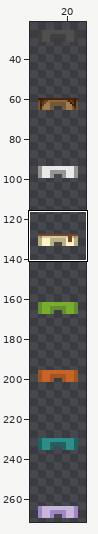
Sprite sheet: src/assets/characters/bottoms.png. Above, an overview of the earlier version with the close-up marked.
Close-up. Before the edit:
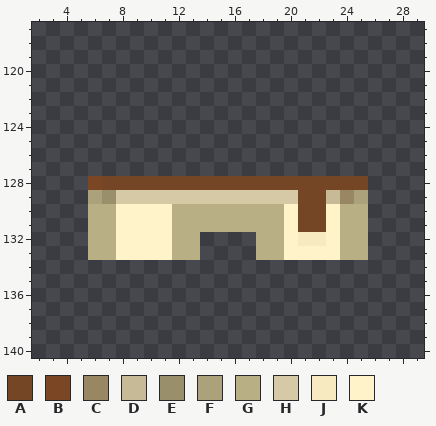
The file is 32x272 pixels. Colours within 5 levels of each other are drawn and written as one. Shown: x 2..29, y 117..140. The wide view leaves out empty margins. The commit also changed other parts of the picture, which this record leaves out.
Palette (. is transparent): A #754626  B #7b4623  C #998764  D #c7ba97  E #9a8f6b  F #aba17a  G #b8af85  H #d5caa5  J #f7eac0  K #fff4c9
Pixels before, first column x 6:
128 BAAAAAAAAAAAAAAAAAAA
129 FEHHHHHHHHHHHHHAADCF
130 GGKKKKGGGGGGGGKAAKGG
131 GGKKKKGGGGGGGGKAAKGG
132 GGKKKKGG....GGKJJKGG
133 GGKKKKGG....GGKKKKGG
Now the later version:
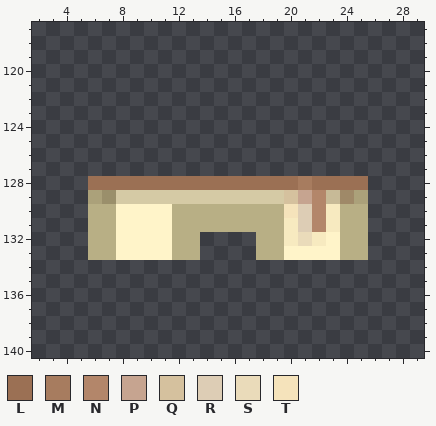
Colours new in this view: L #9b7054  M #a77c5f  N #b3866a  P #c6a490  Q #d5c19e  R #ddcdb5  S #eadbba  T #f5e3bb
What changed:
colour C: #998764 -> #9f8968
y 128: x 6..25 BAAAAAAAAAAAAAAAAAAA -> LLLLLLLLLLLLLLLMLLLL
y 129: x 20..22 HAA -> QPN
y 130: x 20..23 KAAK -> TRNJ
y 131: x 20..23 KAAK -> JRNJ
y 132: x 20..21 KJ -> JS
